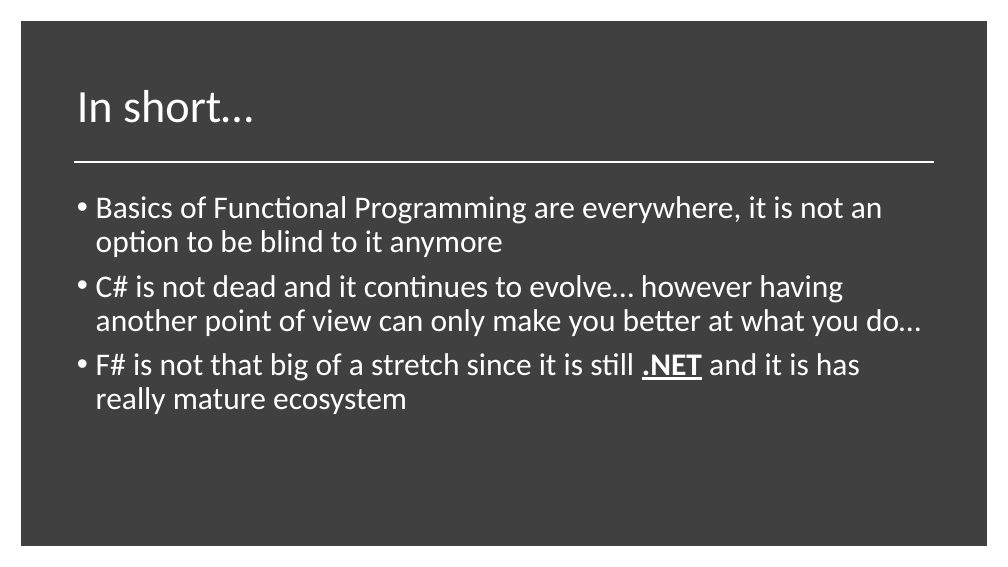
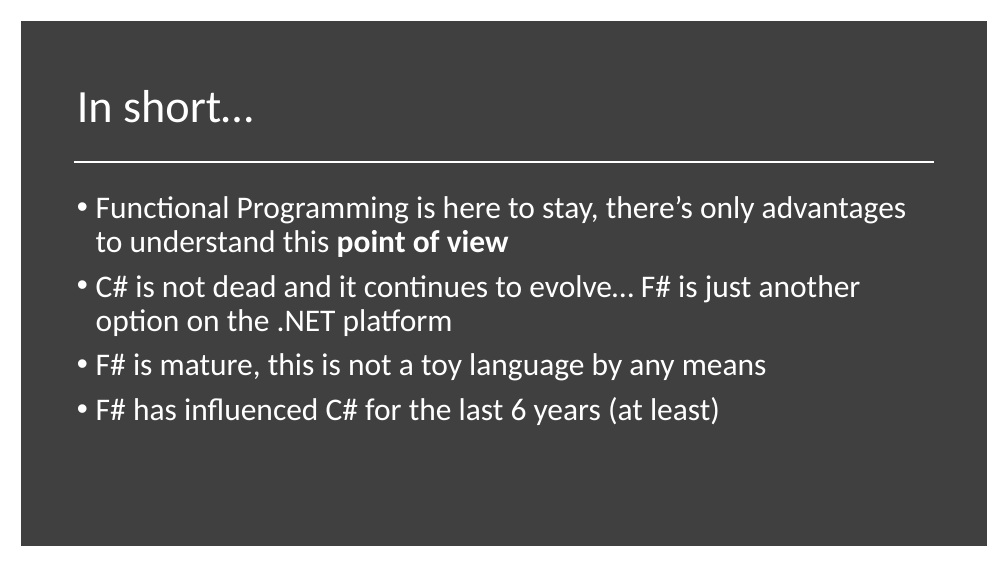
Before and after one commit to essic/prez-why-fsharp, a slide deck: slide 35 of WhyFSharp.pptx (slide 34 before the commit). Drawn at 1008x567 pixels with LibreOffice and Linux fonts; fonts in the diff are those of the drawing. Boxes give left, top, right and bottom in pixels: in the first picture for what was removed or moved away, otherwise in the second. Text is boxed around its words. In the diff, an @@ line names an element or a change of style, - is before the commit and + after.

```diff
--- a/WhyFSharp.pptx
+++ b/WhyFSharp.pptx
@@ text at (96, 196, 906, 425): text changed @@
-• Basics of Functional Programming are everywhere, it is not an option to be blind to it anymore
-• C# is not dead and it continues to evolve… however having another point of view can only make you better at what you do…
-• F# is not that big of a stretch since it is still .NET and it is has really mature ecosystem
+• Functional Programming is here to stay, there’s only advantages to understand this point of view
+• C# is not dead and it continues to evolve… F# is just another option on the .NET platform
+• F# is mature, this is not a toy language by any means
+• F# has influenced C# for the last 6 years (at least)
```
Also in this commit, not shown: 14 other slides changed, 1 slide added.
